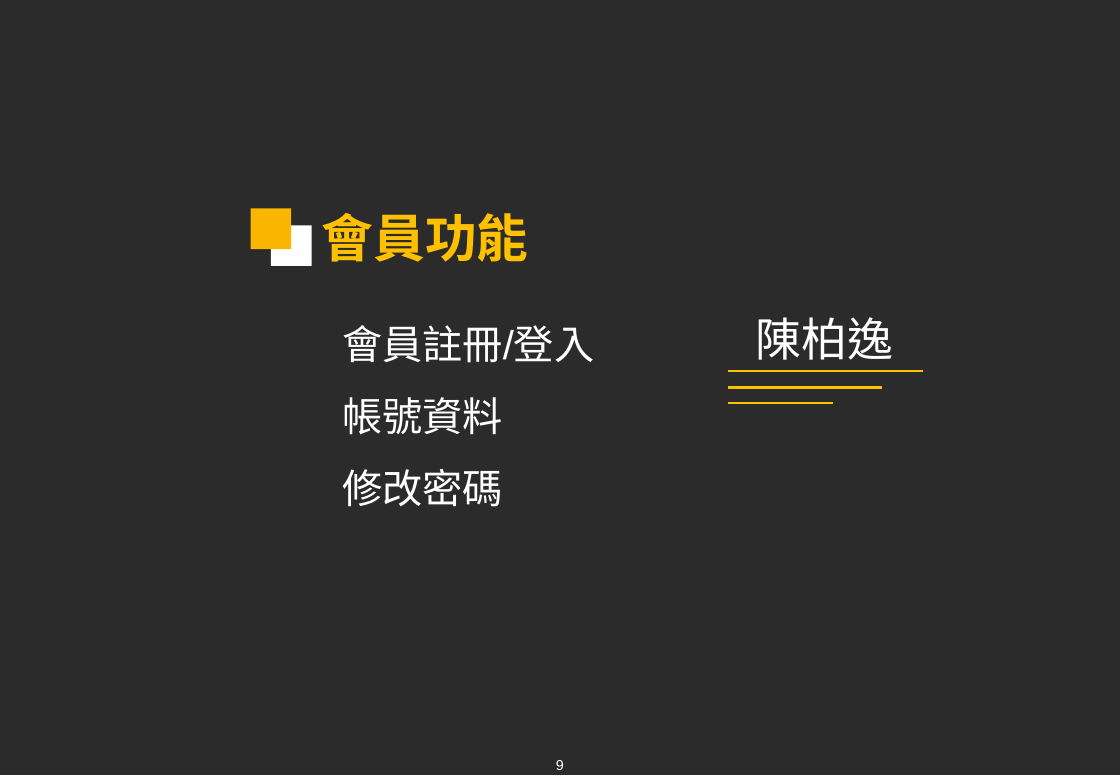
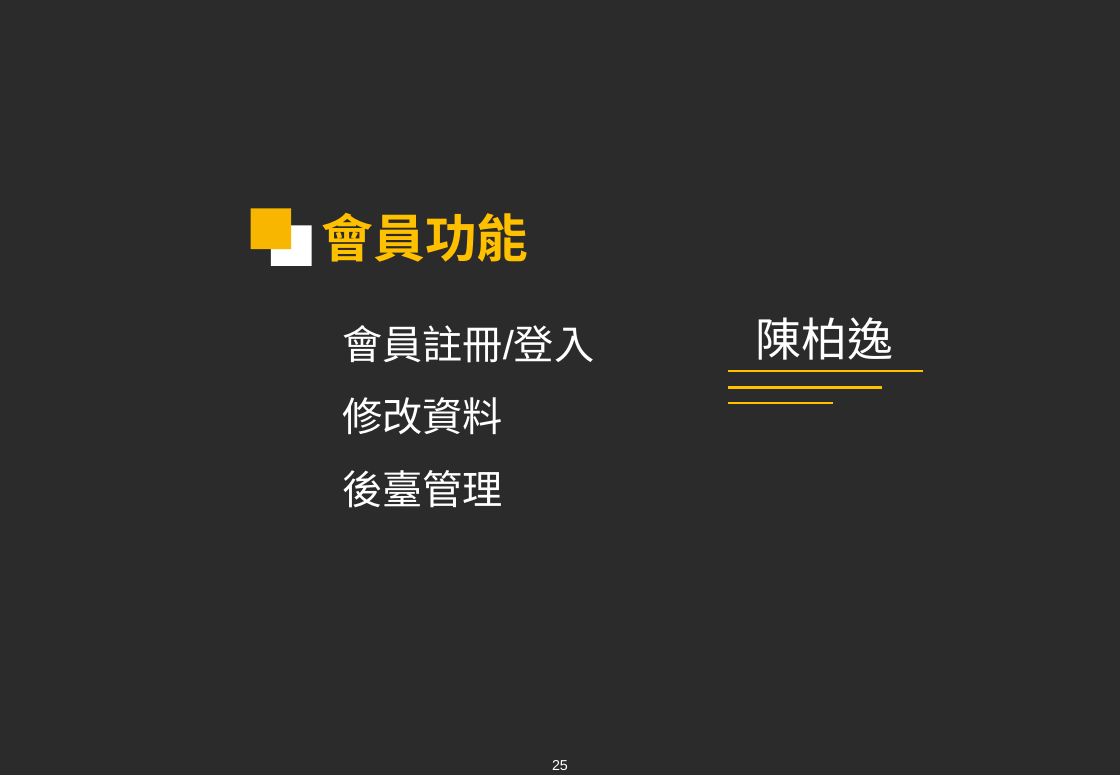
Before and after one commit to chen96026/Air, a slide deck: slide 25 of Final/Travel Nest.pptx (slide 9 before the commit). Drawn at 1120x775 pixels with LibreOffice and Linux fonts; fonts in the diff are those of the drawing; background and template pictures are left out; a plain dark background stands for a picture behind light text. Boxes give left, top, right and bottom in pixels: in the first picture for what was removed or moved away, otherwise in the second. Text is boxed around its words. In the diff, an @@ line names an element or a change of style, - is before the commit and + after.

Commit message:
1025 0516 修改簡報

```diff
--- a/Final/Travel Nest.pptx
+++ b/Final/Travel Nest.pptx
@@ text at (342, 397, 503, 508): text changed @@
-帳號資料
-修改密碼
+修改資料
+後臺管理
@@ page number at (552, 760, 568, 770): text changed @@
-9
+25
```
Also in this commit, not shown: 10 other slides changed, 14 slides added, 3 slides removed.
